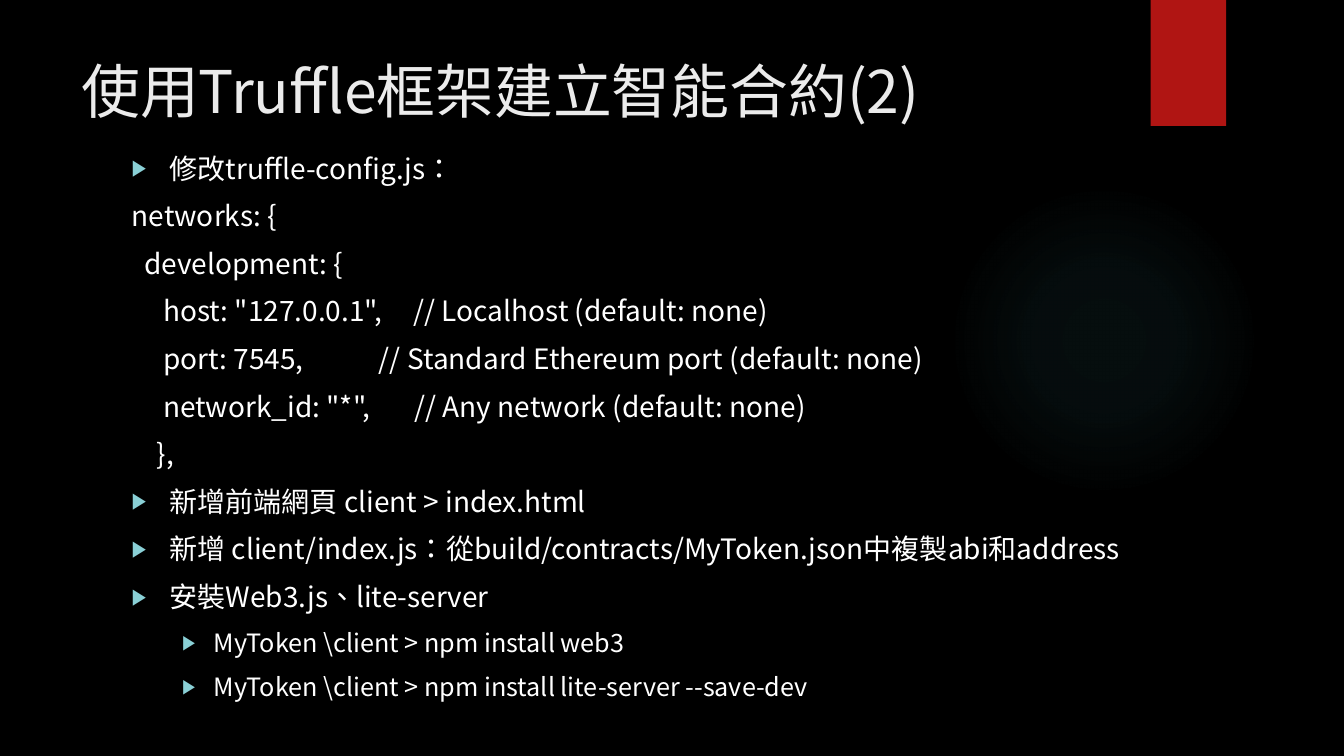
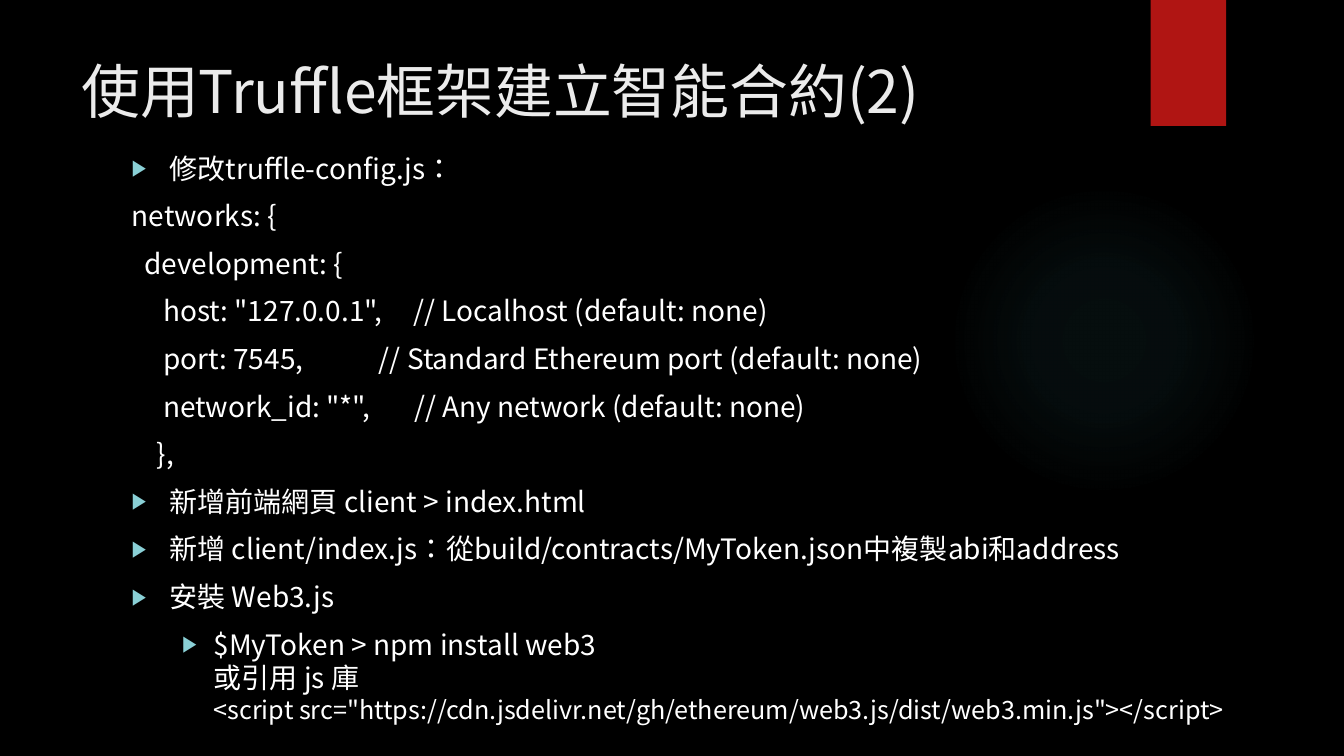
Before and after one commit to wtpai/DAppGit, a slide deck: slide 21 of 區塊鏈─智能合約實作.pptx. Drawn at 1344x756 pixels with LibreOffice and Linux fonts; fonts in the diff are those of the drawing; background and template pictures are left out. Boxes give left, top, right and bottom in pixels: in the first picture for what was removed or moved away, otherwise in the second. Text is boxed around its words. In the diff, an @@ line names an element or a change of style, - is before the commit and + after.

```diff
--- a/區塊鏈─智能合約實作.pptx
+++ b/區塊鏈─智能合約實作.pptx
@@ text at [170, 583, 1224, 725]: text changed @@
-▶ 安裝Web3.js、lite-server
-  ▶ MyToken \client > npm install web3
-  ▶ MyToken \client > npm install lite-server --save-dev
+▶ 安裝 Web3.js
+  ▶ $MyToken > npm install web3
+    或引用 js 庫
+    <script src="https://cdn.jsdelivr.net/gh/ethereum/web3.js/dist/web3.min.js"></script>
```
Also in this commit, not shown: 3 other slides changed, 5 other files.
